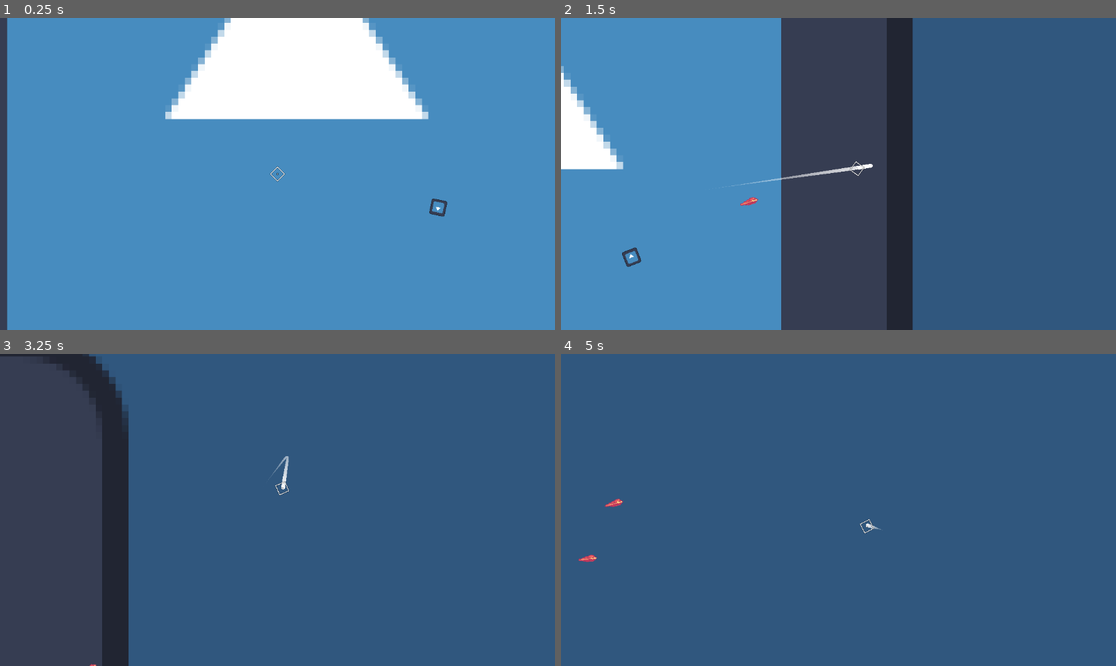
Above: before the commit, frames 1-4 (two rows, left to right).
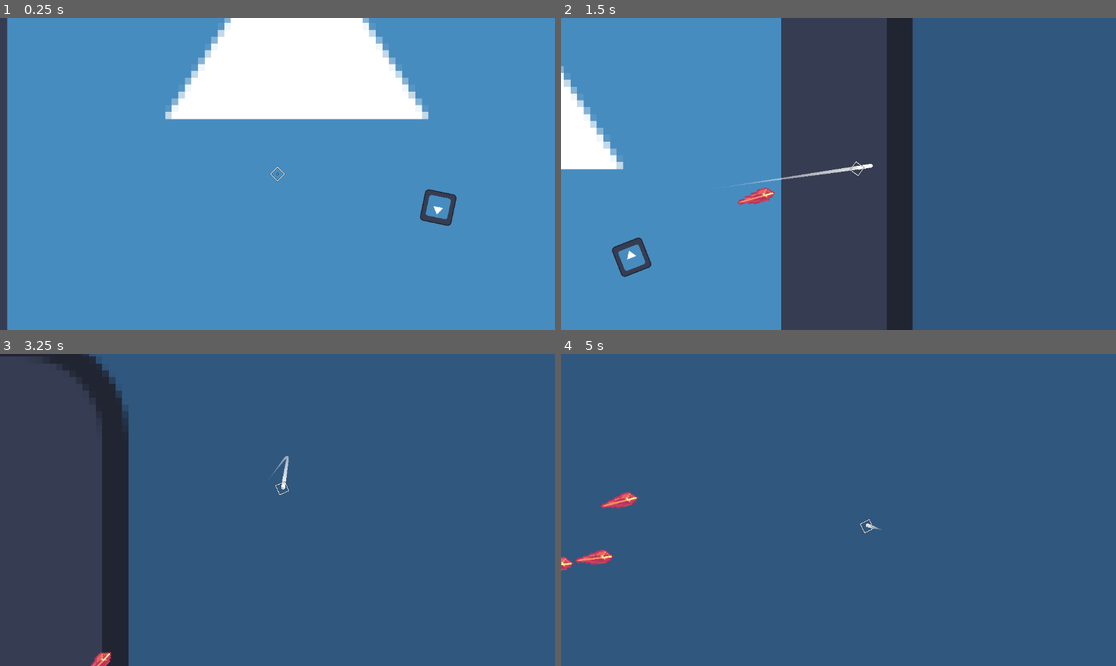
Above: after the commit, the same moments.

Repository: HazarBakir/void_blade
Game: Godot game, scene res://scenes/game_scene.tscn
Same seed, same stepped clock (60 frames per second), same inputs: the game is played once before the commit and once after it. The engine's default icon, where the game draws it, is replaced by a stand-in: a white triangle on a blue panel in a dark square.
Inputs (mouse positions are in pixels of both pictures, inside the frame that each line leads up to):
- Up to frame 1 (0.25 s): no input
- Up to frame 2 (1.5 s): move the mouse to (960, 158) at 0.52 s; press the mouse at (960, 158) at 0.53 s; move the mouse to (727, 189) at 1.27 s; release the mouse at (727, 189) at 1.28 s; click (727, 189) at 1.35 s
- Up to frame 3 (3.25 s): move the mouse to (333, 441) at 2.02 s; press the mouse at (333, 441) at 2.03 s; move the mouse to (249, 572) at 2.77 s; release the mouse at (249, 572) at 2.78 s; click (249, 572) at 2.85 s
- Up to frame 4 (5 s): move the mouse to (1005, 556) at 3.52 s; press the mouse at (1005, 556) at 3.53 s; move the mouse to (672, 463) at 4.27 s; release the mouse at (672, 463) at 4.28 s; click (672, 463) at 4.35 s

The runs differ from the first frame. In frame 1, 0.4% of the frame differs, in the area x 75-83%, y 54-67%; in frame 2, 0.7%, in the area x 9-39%, y 54-84%; in frame 3, 0.1%; in frame 4, 0.4%.

Commit message:
feat: add player(cut through) enemy kill

Diff:
--- a/Scripts/Player/player_movement.gd
+++ b/Scripts/Player/player_movement.gd
@@ -44,3 +44,7 @@
 func _on_enemy_detect_area_area_exited(area: Area2D) -> void:
 	if area.get_parent().is_in_group("enemies"):
 		area.get_parent().speed = area.get_parent().original_speed
+
+func _on_enemy_kill_area_body_entered(body: Node2D) -> void:
+	if body.is_in_group("enemies"):
+		body.queue_free()
--- a/scenes/enemy_lvl_1.tscn
+++ b/scenes/enemy_lvl_1.tscn
@@ -8,6 +8,7 @@
 [sub_resource type="RectangleShape2D" id="RectangleShape2D_xaxbr"]
 
 [node name="enemy_lvl_1" type="CharacterBody2D"]
+scale = Vector2(2.04052, 2.04052)
 script = ExtResource("1_huous")
 
 [node name="CollisionShape2D" type="CollisionShape2D" parent="."]
--- a/scenes/player.tscn
+++ b/scenes/player.tscn
@@ -102,6 +102,9 @@
 [sub_resource type="CircleShape2D" id="CircleShape2D_qhqgy"]
 radius = 193.933
 
+[sub_resource type="RectangleShape2D" id="RectangleShape2D_qlg0r"]
+size = Vector2(1.05263, 10)
+
 [node name="player" type="CharacterBody2D"]
 scale = Vector2(1.9, 1.9)
 script = ExtResource("1_qhqgy")
@@ -127,7 +130,6 @@
 [node name="CollisionShape2D" type="CollisionShape2D" parent="."]
 position = Vector2(-0.10042, -0.00201782)
 rotation = 0.785398
-scale = Vector2(1, 1)
 shape = SubResource("RectangleShape2D_dqkch")
 
 [node name="Line2D" type="Line2D" parent="."]
@@ -150,6 +152,14 @@
 [node name="CollisionShape2D" type="CollisionShape2D" parent="EnemyDetectArea"]
 shape = SubResource("CircleShape2D_qhqgy")
 
+[node name="EnemyKillArea" type="Area2D" parent="."]
+
+[node name="CollisionShape2D" type="CollisionShape2D" parent="EnemyKillArea"]
+position = Vector2(5.26316, 0)
+shape = SubResource("RectangleShape2D_qlg0r")
+
 [connection signal="ready" from="." to="." method="_on_ready"]
 [connection signal="area_entered" from="EnemyDetectArea" to="." method="_on_enemy_detect_area_area_entered"]
 [connection signal="area_exited" from="EnemyDetectArea" to="." method="_on_enemy_detect_area_area_exited"]
+[connection signal="body_entered" from="EnemyDetectArea" to="." method="_on_enemy_body_entered"]
+[connection signal="body_entered" from="EnemyKillArea" to="." method="_on_enemy_kill_area_body_entered"]
Not shown: 1 places in scenes/player.tscn that only renumber resources
